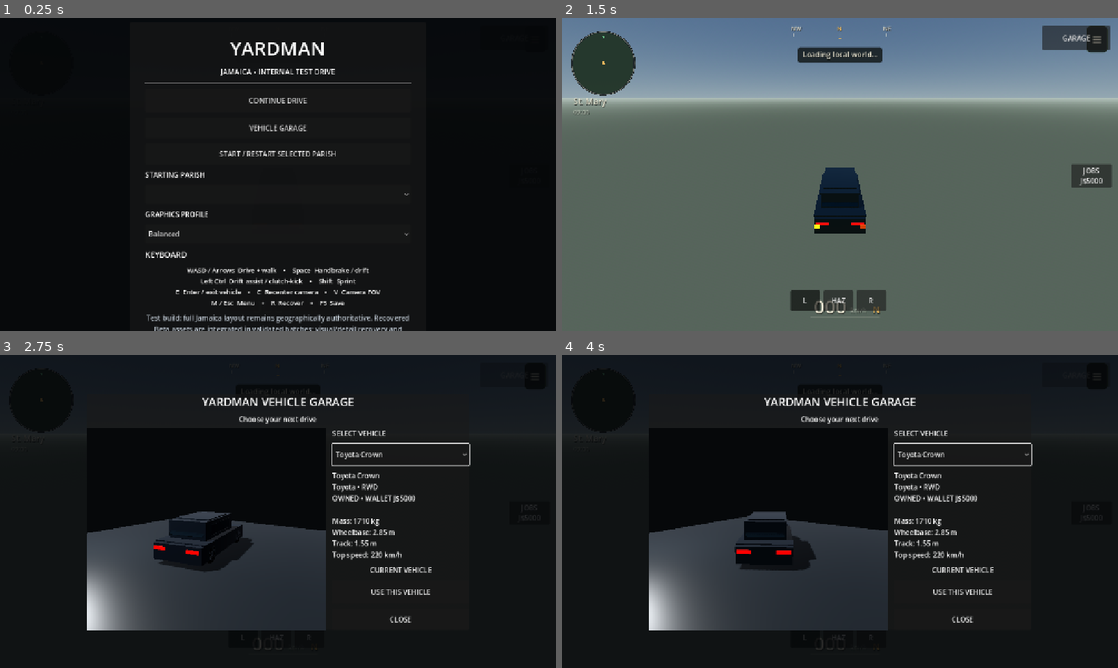
Above: before the commit, frames 1-4 (two rows, left to right).
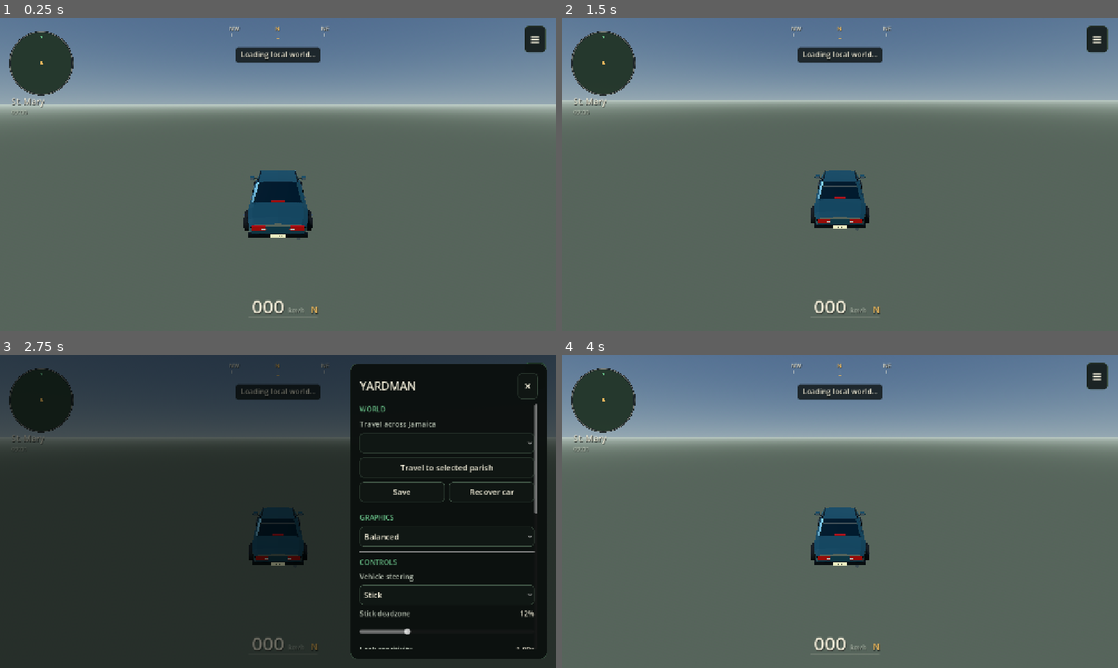
Above: after the commit, the same moments.

Repository: rell28194-rgb/yardman
Game: Godot game, scene res://main.tscn
Two runs of this game, one before a commit and one after it. Both use one fixed random seed, a clock stepped at 60 frames per second and the inputs below.
Inputs (mouse positions are in pixels of both pictures, inside the frame that each line leads up to):
- Up to frame 1 (0.25 s): no input
- Up to frame 2 (1.5 s): click (840, 152) at 0.5 s, where only the run before the commit has a clickable "START / RESTART SELECTED PARI…"; click (806, 299) at 1.25 s, where only the run before the commit has a clickable "L"
- Up to frame 3 (2.75 s): click "≡" at 2 s
- Up to frame 4 (4 s): click (840, 636) at 2.75 s, where only the run before the commit has a clickable "HAZ"; click "JOBS J$5000" (after the commit: "×") at 3.5 s

The runs differ from the first frame. In frame 1, 99% of the frame differs, in the area x 0-100%, y 0-100%; in frame 2, 4.3%; in frame 3, 59%; in frame 4, 98%.

Commit message:
runtime: restore map-and-cars reset shell

Diff:
--- a/godot/project.godot
+++ b/godot/project.godot
@@ -10,50 +10,7 @@
 config/features=PackedStringArray("4.7", "GL Compatibility")
 
 [autoload]
-RenderRuntime="*res://scripts/render_runtime.gd"
-BuildingHLOD="*res://scripts/building_hlod_runtime.gd"
-RoadVisibilityRuntime="*res://scripts/road_visibility_runtime.gd"
-RoadCorridorTerrainRuntime="*res://scripts/road_corridor_terrain_runtime.gd"
-RoadEarthworksRuntime="*res://scripts/road_earthworks_runtime.gd"
-RoadDrainageRuntime="*res://scripts/road_drainage_runtime.gd"
-RoadsideEngineeringRuntime="*res://scripts/roadside_engineering_runtime.gd"
-RoadHairpinRuntime="*res://scripts/road_hairpin_runtime.gd"
-TrafficRuntime="*res://scripts/traffic_runtime.gd"
-TrafficSignalRuntime="*res://scripts/traffic_signal_runtime.gd"
-ParkedVehicleRuntime="*res://scripts/parked_vehicle_runtime.gd"
-PedestrianRuntime="*res://scripts/pedestrian_runtime.gd"
-PedestrianDestinationRuntime="*res://scripts/pedestrian_destination_runtime.gd"
-PedestrianIdleRuntime="*res://scripts/pedestrian_idle_runtime.gd"
-TrafficPedestrianSafetyRuntime="*res://scripts/traffic_pedestrian_safety_runtime.gd"
-TrafficVisualVarietyRuntime="*res://scripts/traffic_visual_variety_runtime.gd"
-TrafficBrakeLightRuntime="*res://scripts/traffic_brake_light_runtime.gd"
-StreetlightNightRuntime="*res://scripts/streetlight_night_runtime.gd"
-VehicleHeadlightRuntime="*res://scripts/vehicle_headlight_runtime.gd"
-TrafficHeadlightRuntime="*res://scripts/traffic_headlight_runtime.gd"
-BuildingNightRuntime="*res://scripts/building_night_runtime.gd"
-EnvironmentAudioRuntime="*res://scripts/environment_audio_runtime.gd"
-VehicleSignalRuntime="*res://scripts/vehicle_signal_runtime.gd"
-JobRuntime="*res://scripts/job_runtime.gd"
-JobPersistenceRuntime="*res://scripts/job_persistence_runtime.gd"
-JobGuidanceRuntime="*res://scripts/job_guidance_runtime.gd"
-VegetationBudgetRuntime="*res://scripts/vegetation_budget_runtime.gd"
-ReflectionBudgetRuntime="*res://scripts/reflection_budget_runtime.gd"
-ShaderWarmup="*res://scripts/shader_warmup.gd"
-VehicleGarage="*res://scripts/vehicle_garage.gd"
-VehicleVisualRuntime="*res://scripts/vehicle_visual_runtime.gd"
-VehicleCameraRuntime="*res://scripts/vehicle_camera_runtime.gd"
-SurfaceDynamics="*res://scripts/surface_dynamics_runtime.gd"
-RoadworkLayer="*res://scripts/roadwork_layer.gd"
-FenceLayer="*res://scripts/fence_layer.gd"
-StreetLightLayer="*res://scripts/streetlight_layer.gd"
-GuardRailLayer="*res://scripts/guardrail_layer.gd"
-RetainingWallLayer="*res://scripts/retaining_wall_layer.gd"
-BusStopLayer="*res://scripts/bus_stop_layer.gd"
-VehicleDriverLayer="*res://scripts/vehicle_driver_layer.gd"
-StartupMenu="*res://scripts/startup_menu.gd"
-AtmosphereFX="*res://scripts/atmosphere_fx.gd"
-WeatherCycleRuntime="*res://scripts/weather_cycle_runtime.gd"
-LocationTracker="*res://scripts/location_tracker.gd"
+MapQualityBootstrap="*res://scripts/map_quality_bootstrap.gd"
 
 [display]
 window/size/viewport_width=1280
@@ -64,11 +21,8 @@
 window/handheld/orientation=0
 
 [rendering]
-; Desktop/headless validation stays on Compatibility. Android defaults to the
-; Vulkan Mobile renderer per godot-android-gpu.md; a separately exported GLES
-; fallback remains a distinct build/test path rather than silent auto-fallback.
 renderer/rendering_method="gl_compatibility"
-renderer/rendering_method.mobile="mobile"
+renderer/rendering_method.mobile="gl_compatibility"
 textures/vram_compression/import_etc2_astc=true
 textures/default_filters/use_nearest_mipmap_filter=false
 
